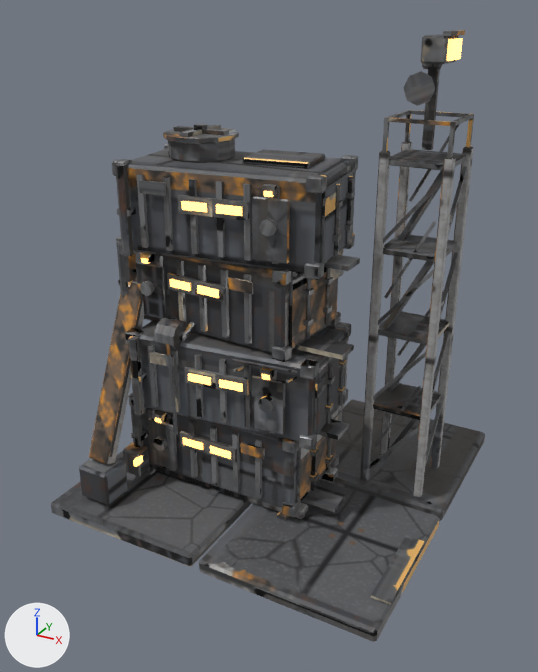
Two versions of the Blender file art/models/vanguard.pylon.blend, one commit apart.
Rendered twice from a camera (50 mm lens) standing at (0.888, -1.713, 1.311) and looking at (-0.011, -0.078, 0.494). Every picture has the same lights, and +X, +Y and +Z are marked at lower left. The picture after the commit comes second.

The first picture shows 'body'.
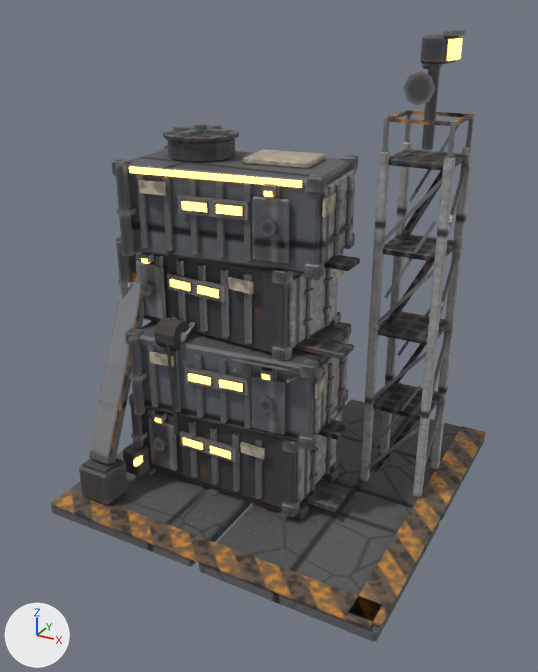
What differs and where, as boxes (x1, y1, x2, y2) in the pictures (538 x 672 px):
'body', reshaped
    before: (51, 30, 485, 642)
    after: (51, 30, 486, 642)
part 1 of me_body, added
    after: (349, 426, 486, 627)
part 2 of me_body, added
    after: (51, 489, 382, 630)
part 3 of me_body, deleted
    before: (371, 535, 425, 605)
part 4 of me_body, added
    after: (129, 166, 302, 188)
part 5 of me_body, surface changed
    both: (51, 30, 485, 640)

The edits, one by one:
me_body is used by ob_body; location (0.0, 0.0, 0.0); scale (0.5, 0.5, 0.5).
Verts and faces of me_body; kept vertices keep their numbers, new ones are numbered from 2904.
me_body had 2904 vertices, 2654 faces and spanned x -0.98..0.98, y -0.98..0.98, z -0.01..2.53.
me_body now has 2920 vertices, 2666 faces and spans x -0.98..0.99, y -0.99..0.98, z -0.01..2.53.
me_body part 1: a new loose piece, a box spanning x 0.83..0.99, y -0.95..0.95, z 0.08..0.092, in mat_habstack.
me_body part 2: a new loose piece, a box spanning x -0.95..0.95, y -0.99..-0.83, z 0.08..0.092, in mat_habstack.
me_body part 3: the loose piece of 8 vertices spanning x 0.88..0.98, y -0.8..-0.3, z 0.08..0.09 is deleted.
Part 4, on me_body:
New vertex 2904 is at (-0.56, -0.58, 1.9), pixel (129, 173).
New vertex 2905 is at (-0.56, -0.56, 1.9), pixel (130, 172).
New vertex 2906 is at (0.31, -0.47, 1.9), pixel (301, 187).
New vertex 2907 is at (0.31, -0.46, 1.9), pixel (301, 187).
New vertices 2908 to 2911 stand at vertices 2904 to 2907, in that order, plus (0.0, 0.0, 0.03).
New faces: (2904, 2908, 2909, 2905), (2905, 2909, 2911, 2907), (2906, 2907, 2911, 2910), (2904, 2906, 2910, 2908), (2904, 2905, 2907, 2906), (2908, 2910, 2911, 2909) (mat_lamp (orange #f3bf6f, glowing orange #ffc46c)).
me_body part 5: 2609 kept faces spanning x -0.98..0.98, y -0.98..0.98, z -0.01..2.53 get new texture (UV) coordinates.
